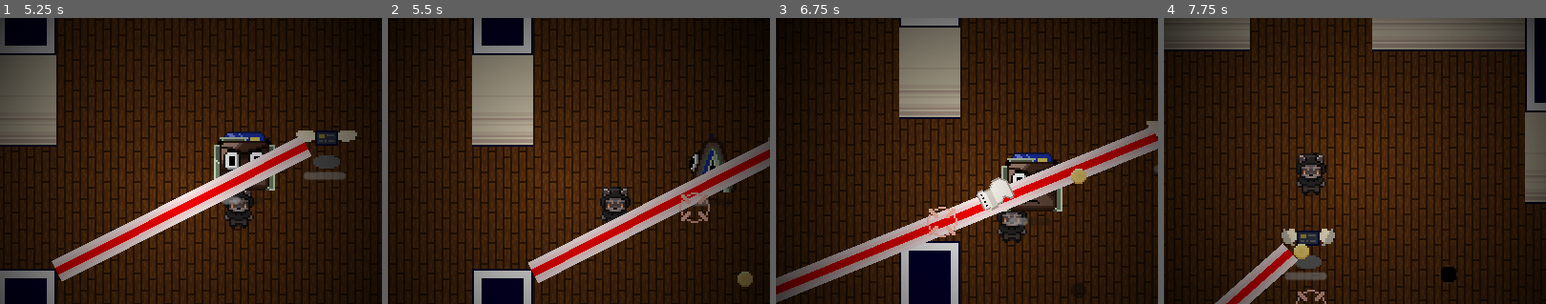
Above: before the commit, frames 1-4 (left to right).
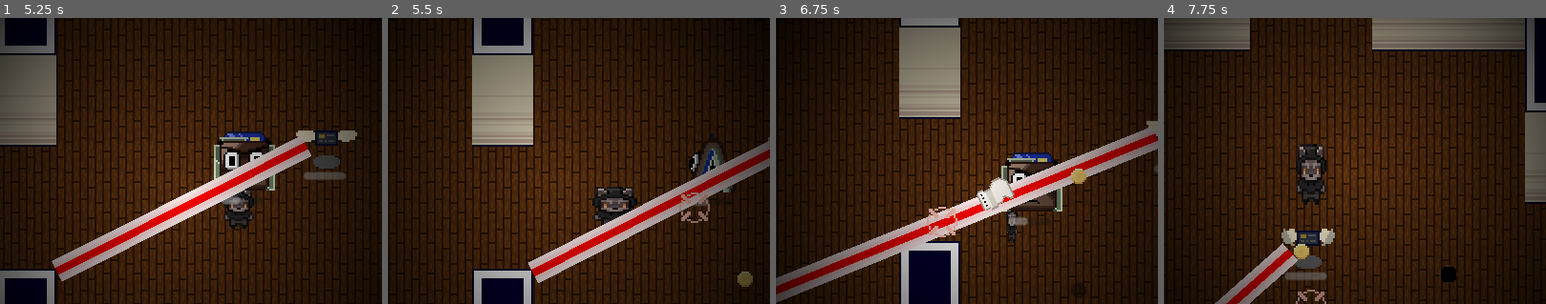
Above: after the commit, the same moments.

Repository: ygda-org/stock-strikers
Game: Godot game, scene res://main/startup_scene.tscn
Two runs of this game, one before a commit and one after it. Both use one fixed random seed, a clock stepped at 60 frames per second and the inputs below. Sound files missing from this copy of the repository are replaced by a short silence.
Inputs (mouse positions are % of the whole screen's width and height, from its top left):
- Up to frame 1 (5.25 s): move the mouse to (72, 45) at 0.52 s; hold D (move_right) 0.53-1.28 s; tap Shift (dodge) at 0.6, 1.35, 2.3, 2.85, 3.6 s; tap Enter at 1.25 s; move the mouse to (30, 55) at 1.27 s; hold S (move_down) 1.28-2.03 s; move the mouse to (60, 28) at 2.02 s; hold D (move_right) 2.03-2.78 s; click (60, 28) at 2.1 s; tap Space at 2.75 s; move the mouse to (45, 70) at 2.77 s; hold W (move_up) 2.78-3.53 s; move the mouse to (80, 65) at 3.52 s; hold A (move_left) 3.53-4.25 s; click "Start Game" at 4.25 s; move the mouse to (20, 35) at 5.02 s; hold A (move_left) from 5.03 s (still down); click (20, 35) at 5.1 s
- Up to frame 2 (5.5 s): keep holding A (move_left); tap Shift (dodge) at 5.3 s
- Up to frame 3 (6.75 s): move the mouse to (55, 50) at 5.77 s; release A (move_left) at 5.78 s; hold S (move_down) 5.78-6.53 s; tap Shift (dodge) at 5.85, 6.6 s; move the mouse to (35, 25) at 6.52 s; hold D (move_right) from 6.53 s (still down)
- Up to frame 4 (7.75 s): move the mouse to (72, 45) at 7.27 s; release D (move_right) at 7.28 s; hold W (move_up) from 7.28 s (still down); click (72, 45) at 7.35 s; tap Shift (dodge) at 7.55 s
The pictures show only the part of the screen within x 25-75%, y 20-70%; the shares and areas given below are measured in that part.

Frame 1 is identical in both runs. In frame 2, 0.6% of the frame differs, in the area x 53-66%, y 59-73%; in frame 3, 0.5%; in frame 4, 0.8%, in the area x 34-43%, y 44-66%.

Commit message:
experimenting with squash and stretch

Diff:
--- a/player/player.gd
+++ b/player/player.gd
@@ -129,6 +129,7 @@
 
 func dodge():
 	velocity = Input.get_vector("move_left", "move_right", "move_up", "move_down") * roll_speed
+	squash(velocity.normalized(), 0.7)
 	if not velocity:
 		return
 	$DodgeDur.start()
@@ -151,6 +152,11 @@
 func _on_dodge_invincibility_dur_timeout():
 	if not invincible:
 		set_collision_layer_value(1,true)
+
+func squash(dir, strength):
+	var tween = get_tree().create_tween()
+	tween.tween_property($Anim, "scale", Vector2(1,1)-strength*dir.normalized(), 0.15)
+	tween.tween_property($Anim, "scale", Vector2(1,1), 0.1)
 
 ## creates a bullet and sets its initial values. Does not add child.
 func create_bullet_to_spawn(dmg):
